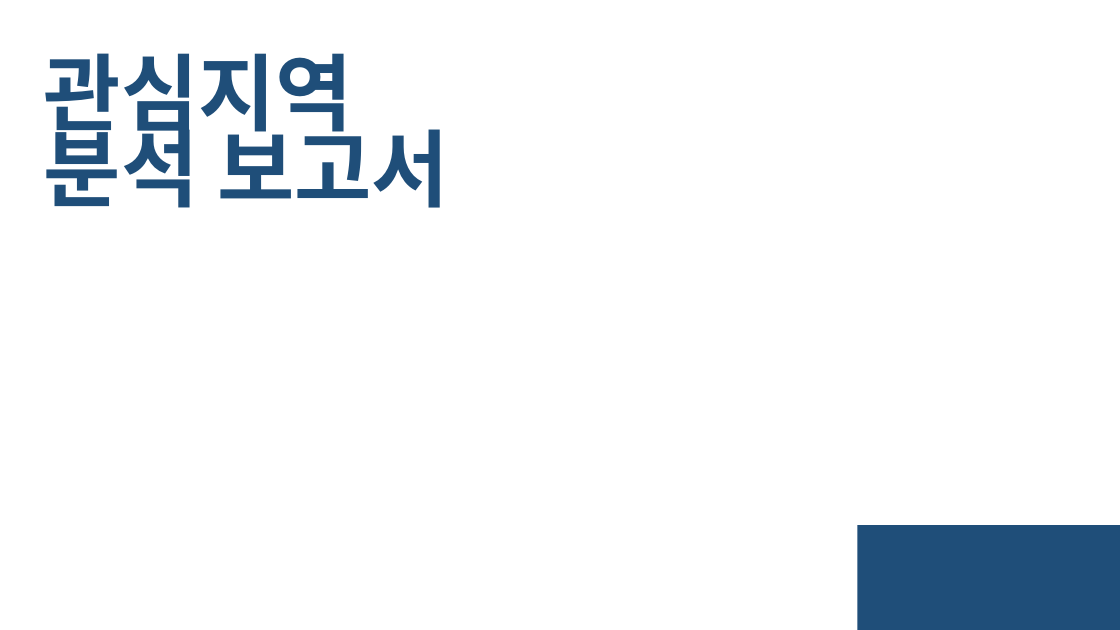
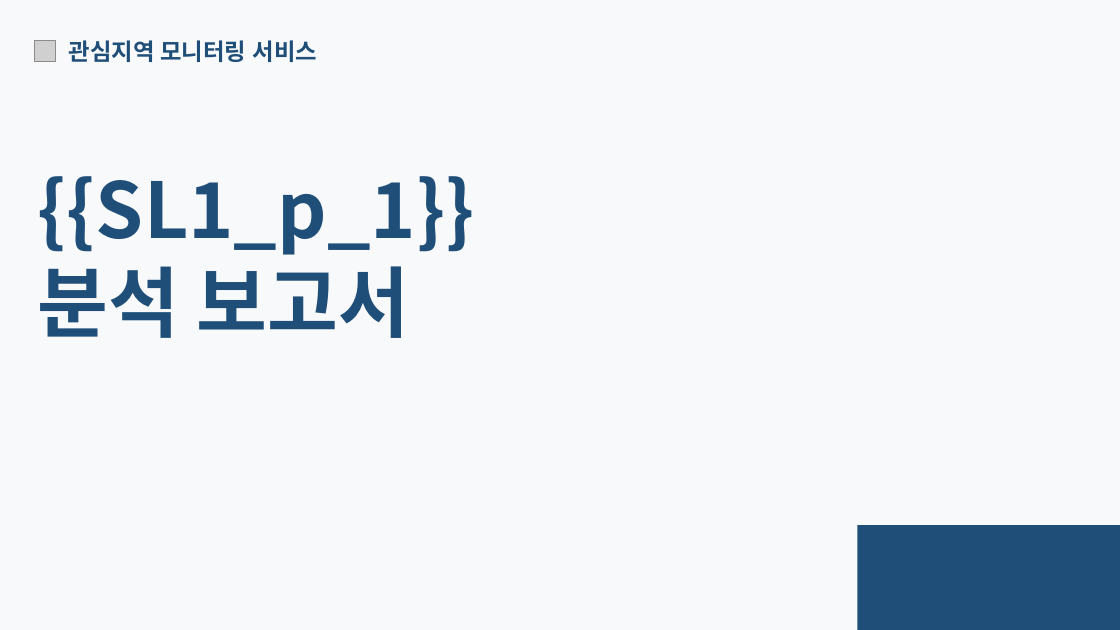
Before and after one commit to roddms/auto-report, a slide deck: slide 1 of template/master.pptx. Drawn at 1120x630 pixels with LibreOffice and Linux fonts; fonts in the diff are those of the drawing; grey boxes stand for pictures. Boxes give left, top, right and bottom in pixels: in the first picture for what was removed or moved away, otherwise in the second. Text is boxed around its words. In the diff, an @@ line names an element or a change of style, - is before the commit and + after.

```diff
--- a/template/master.pptx
+++ b/template/master.pptx
@@ rectangle removed at bbox=[0, 0, 1120, 630] @@
@@ picture added at bbox=[35, 41, 56, 62] @@
@@ text at bbox=[69, 40, 317, 62]: text changed; size 72 to 20 pt @@
-관심지역
+관심지역 모니터링 서비스
@@ text at bbox=[38, 176, 475, 255]: paragraph added @@
+{{SL1_p_1}}
@@ text "{{SL1_p_1}}": place and size @@
-text "{{SL1_p_1}}" at bbox=[44, 115, 449, 208]
+text "{{SL1_p_1}}" at bbox=[38, 176, 475, 338]
@@ text at bbox=[38, 253, 409, 338]: size 72 to 66 pt in "분석 보고서" @@
```
Also in this commit, not shown: 10 other slides changed, 17 other files.
